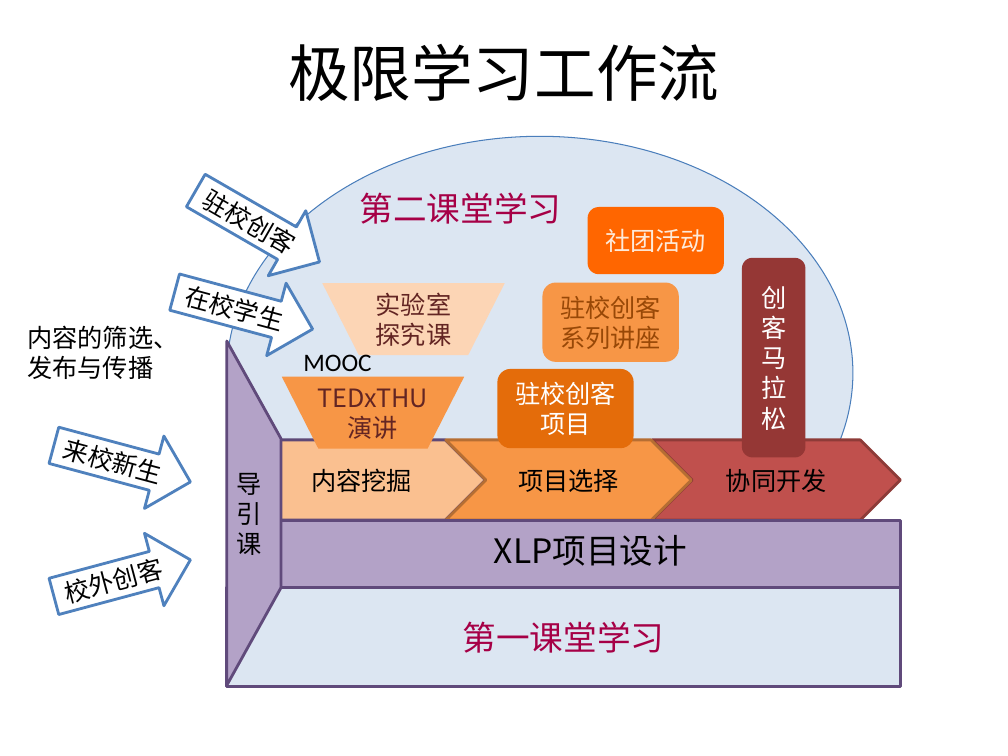
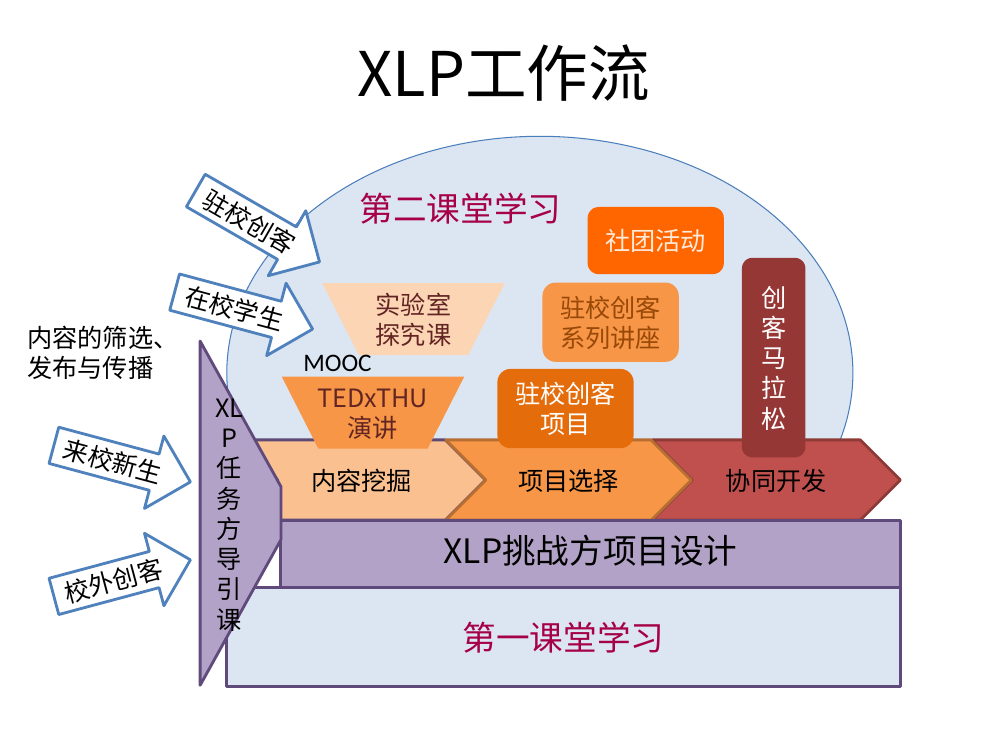
Before and after one commit to woodyme/2014JanXLP, a slide deck: slide 5 of 课程方案/XLP_WorkFLow_CHN.pptx. Drawn at 1008x756 pixels with LibreOffice and Linux fonts; fonts in the diff are those of the drawing. Boxes give left, top, right and bottom in pixels: in the first picture for what was removed or moved away, otherwise in the second. Text is boxed around its words. In the diff, an @@ line names an element or a change of style, - is before the commit and + after.

Commit message:
changed XLPWofkflow diagram

```diff
--- a/课程方案/XLP_WorkFLow_CHN.pptx
+++ b/课程方案/XLP_WorkFLow_CHN.pptx
@@ text at bbox=[358, 44, 651, 101]: text changed @@
-极限学习工作流
+XLP工作流
@@ trapezoid "XLP任务方导引课": place and size @@
-trapezoid "XLP任务方导引课" at bbox=[226, 341, 281, 685]
+trapezoid "XLP任务方导引课" at bbox=[200, 341, 281, 685]
@@ text in trapezoid at bbox=[237, 473, 262, 555]: text changed @@
-导引课
+XLP任务方导引课
@@ text in rectangle at bbox=[444, 535, 738, 566]: text changed @@
-XLP项目设计
+XLP挑战方项目设计
```
